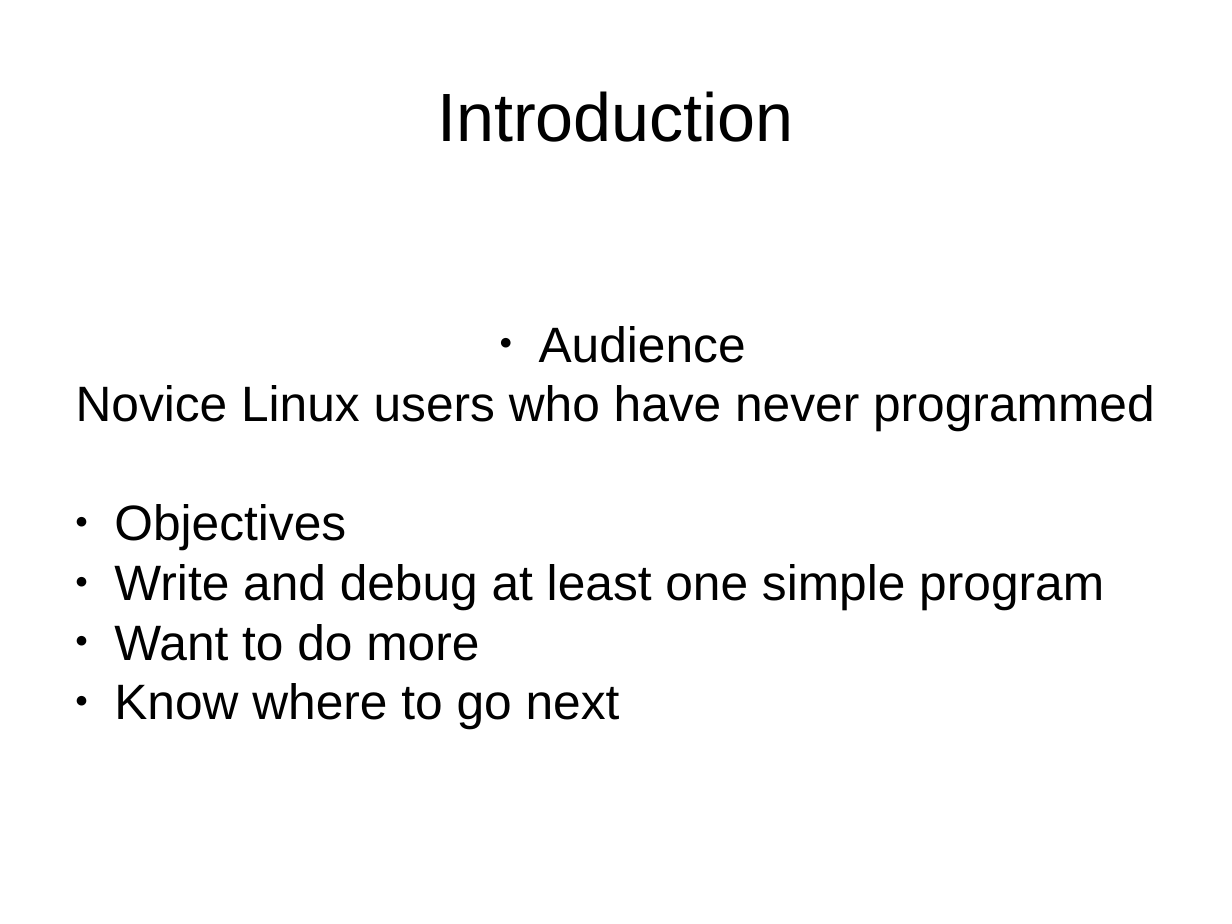
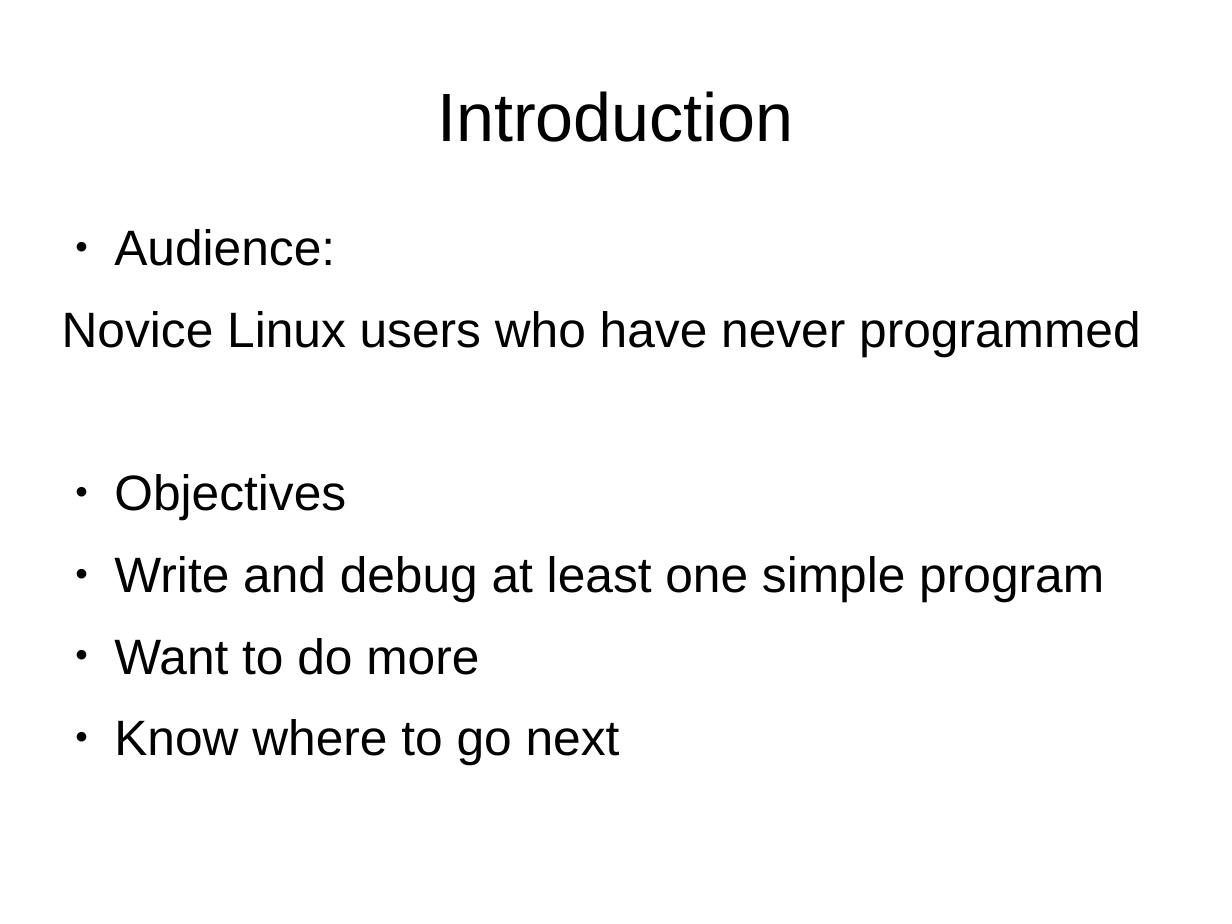
Before and after one commit to alecthegeek/pythonWorkshop, a slide deck: slide 2 of PythonLinuxWorkshop.odp (slide 1 before the commit). Drawn at 1232x924 pixels with LibreOffice and Linux fonts; fonts in the diff are those of the drawing. Boxes give left, top, right and bottom in pixels: in the first picture for what was removed or moved away, otherwise in the second. Text is boxed around its words. In the diff, an @@ line names an element or a change of style, - is before the commit and + after.

```diff
--- a/PythonLinuxWorkshop.odp
+++ b/PythonLinuxWorkshop.odp
@@ text "Audience:" at (x1=62, y1=229, x2=1141, y2=765): vertical alignment middle to top @@
@@ text at (x1=114, y1=229, x2=335, y2=266): text changed @@
-● Audience
+● Audience:
@@ text at (x1=62, y1=311, x2=1141, y2=765): alignment centre to left; more space between paragraphs; indent changed @@
```
Also in this commit, not shown: 2 other slides changed, 2 slides added, 2 other files.
